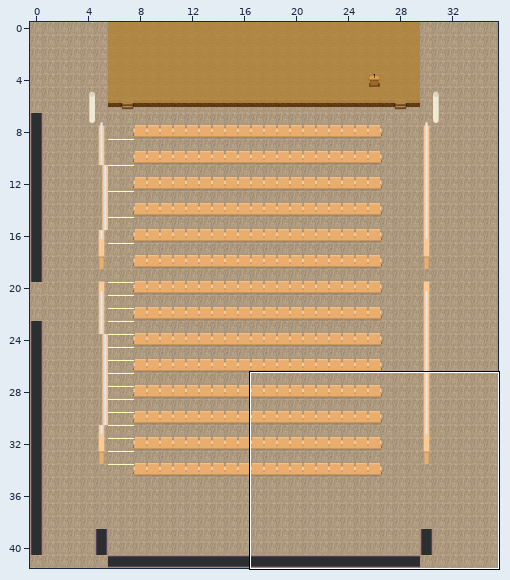
Two versions of a level (Tiled map (JSON), maps/UCC_Theatre.json). The first picture is a wide view before the edit; the outline marks the close-up.
Close-up. First the earlier version:
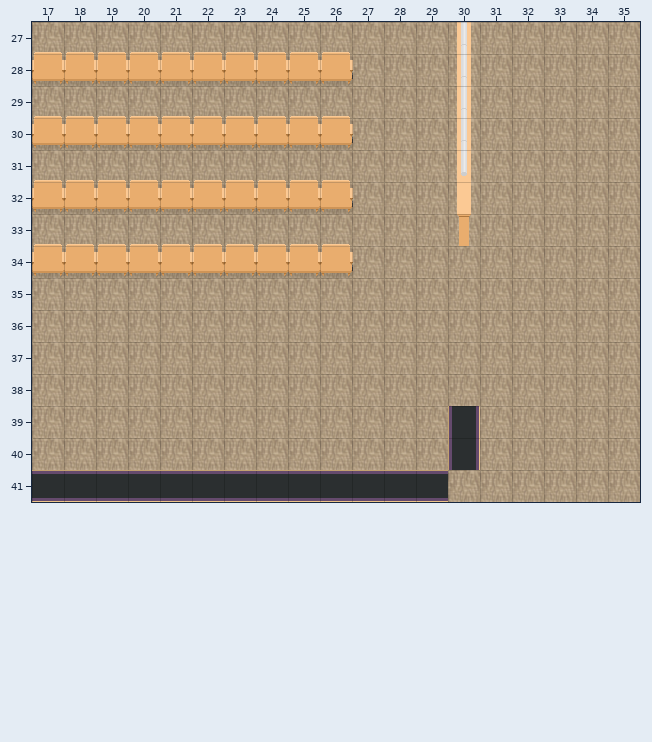
Cells are 32x32 px. Shown: x 17..35, y 27..41. The commit also changed other parts of the map, which this record leaves out. Tiles whose own drawing changed are shown in their newer look in all pictures. The old version is drawn lined up with the new one.
Now the later version:
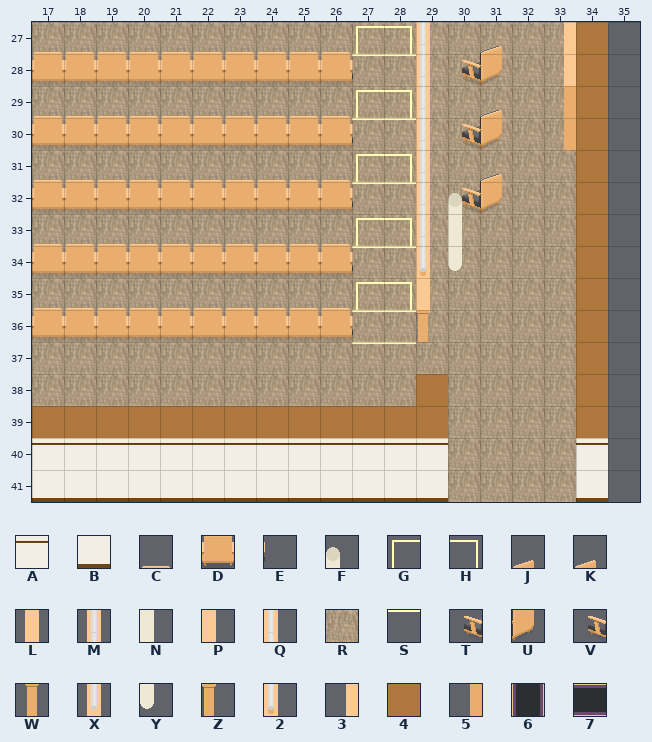
Key: from "Booths": A 55, B 80; from "Theatre": C 1, D 26, E 27, F 35, G 51, H 52, J 54, K 56, L 58, M 59, N 60, P 61, Q 62, R 76, S 77, T 78, U 79, V 80, W 83, X 84, Y 85, Z 86, 2 87, 3 116, 4 139, 5 141; from "WA_Room_Builder": 6 102, 7 104.
_ is an empty cell.
From old to new:
map size 36x42 -> 35x42 cells
Layer "floor":
y 27..41: x 35 R -> _
Layer "walls":
y 27: x 27..30 ___M -> GHQ_; x 33..34 __ -> 34
y 28: x 27..30 ___M -> SSQ_; x 33..34 __ -> 34
y 29: x 27..30 ___M -> GHQ_; x 33..34 __ -> 54
y 30: x 27..30 ___M -> SSQ_; x 33..34 __ -> 54
y 31: x 27..30 ___X -> GHQ_; x 34 _ -> 4
y 32: x 27..30 ___L -> SSQF; x 34 _ -> 4
y 33: x 27..30 ___W -> GHQN; x 34 _ -> 4
y 34: x 27..30 ____ -> SS2Y; x 34 _ -> 4
y 35: x 27..29 ___ -> GHP; x 34 _ -> 4
y 36: x 27..29 ___ -> SSZ; x 34 _ -> 4
y 37: x 27..28 __ -> SS; x 34 _ -> 4
y 38: x 34 _ -> 4
y 39: x 17..30 _____________6 -> 4444444444444_; x 34 _ -> 4
y 40: x 17..30 _____________6 -> AAAAAAAAAAAAA_; x 34 _ -> A
y 41: x 17..29 7777777777777 -> BBBBBBBBBBBBB; x 34 _ -> B
Layer "furniture":
y 27: x 31 _ -> J
y 28: x 30..31 __ -> TU
y 29: x 31 _ -> J
y 30: x 30..31 __ -> TU
y 31: x 31 _ -> J
y 32: x 30..31 __ -> TU
Layer "abovePlayer1":
y 27: x 31 _ -> K
y 28: x 30..31 __ -> VU
y 29: x 31 _ -> K
y 30: x 30..31 __ -> VU
y 31: x 31 _ -> K
y 32: x 30..31 __ -> VU
y 35: x 17..26 __________ -> CCCCCCCCCC
y 36: x 17..27 ___________ -> DDDDDDDDDDE
y 38: x 29 _ -> 4
